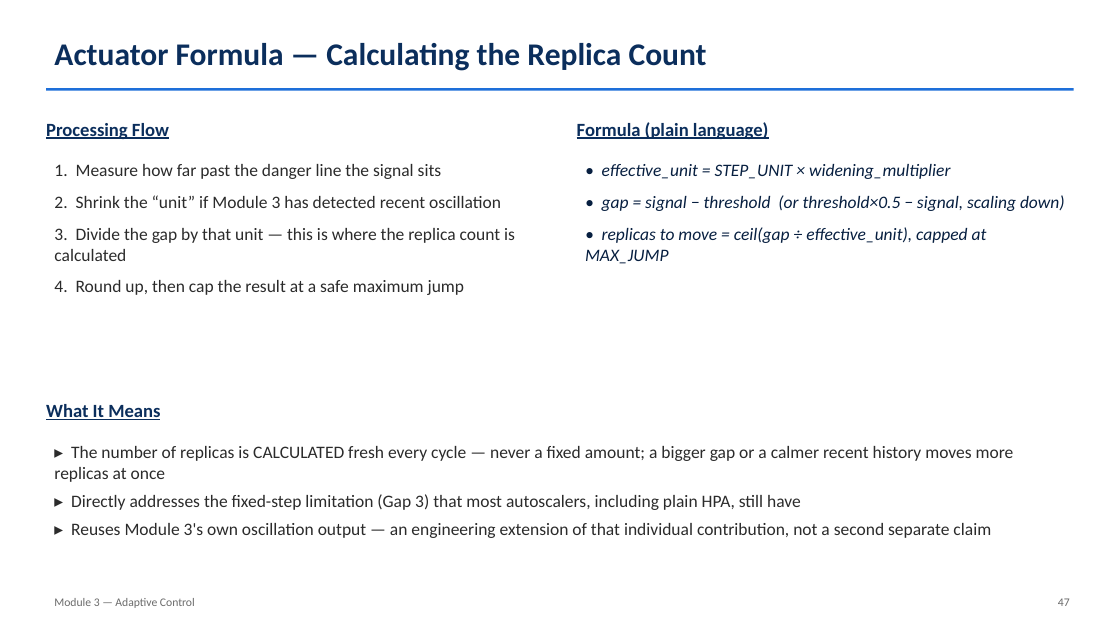
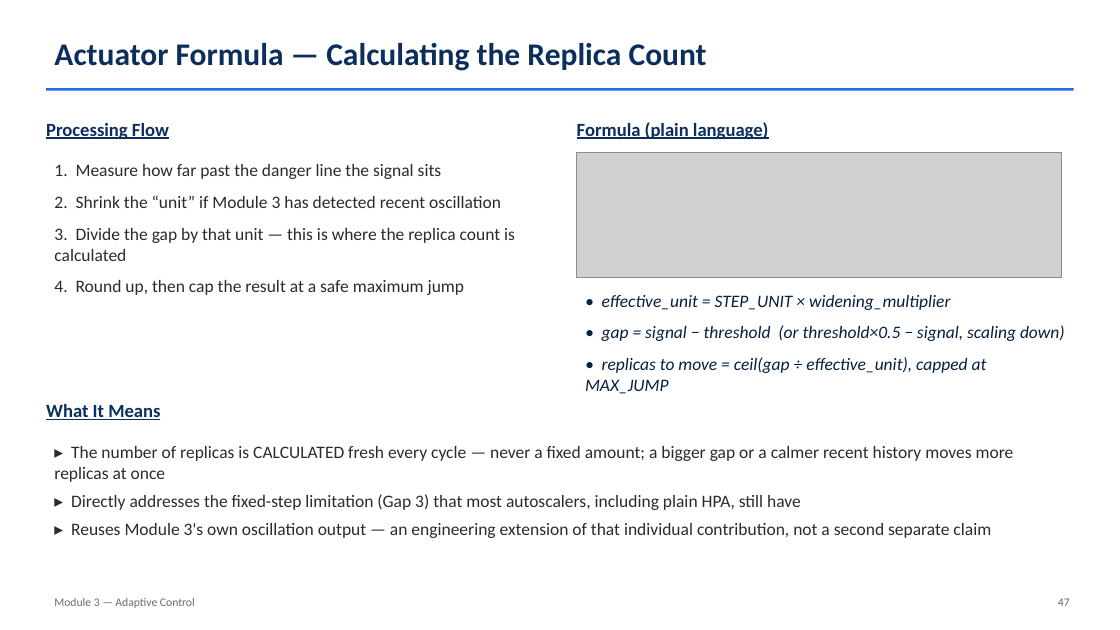
Before and after one commit to HarithaRandunu/Final_Year_Project_2026, a slide deck: slide 49 of docs/Module3_Actuator_Slides.pptx (slide 46 before the commit). Drawn at 1120x630 pixels with LibreOffice and Linux fonts; fonts in the diff are those of the drawing; grey boxes stand for pictures. Boxes give left, top, right and bottom in pixels: in the first picture for what was removed or moved away, otherwise in the second. Text is boxed around its words. In the diff, an @@ line names an element or a change of style, - is before the commit and + after.

```diff
--- a/docs/Module3_Actuator_Slides.pptx
+++ b/docs/Module3_Actuator_Slides.pptx
@@ picture added at (577,153,1062,278) @@
@@ text "• effective_unit = STEP_UNIT × ...": place and size @@
-text "• effective_unit = STEP_UNIT × ..." at (585,164,1065,264)
+text "• effective_unit = STEP_UNIT × ..." at (585,295,1065,394)
```
Also in this commit, not shown: 11 other slides changed, 4 slides added, 1 slide removed, 12 other files.
